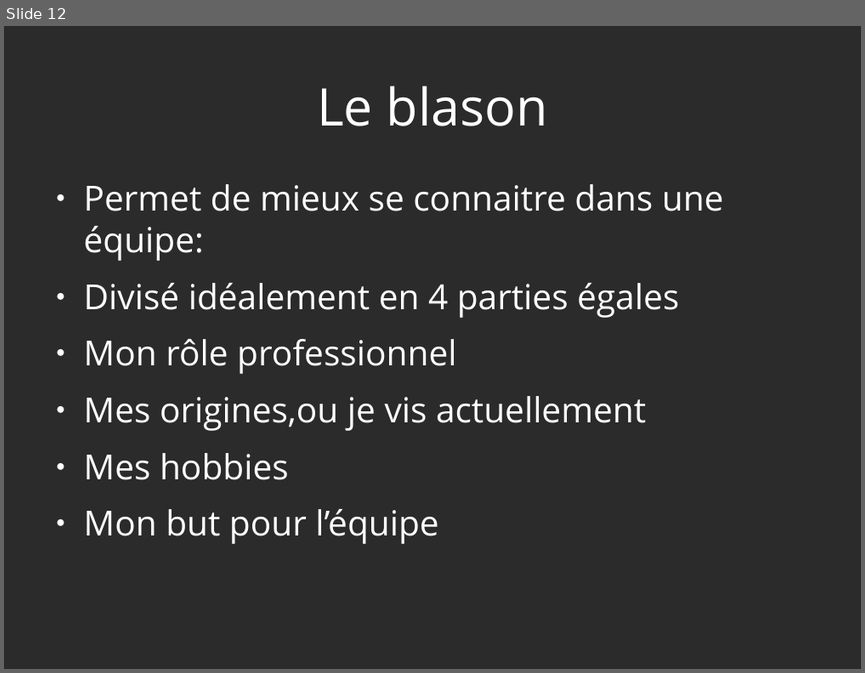
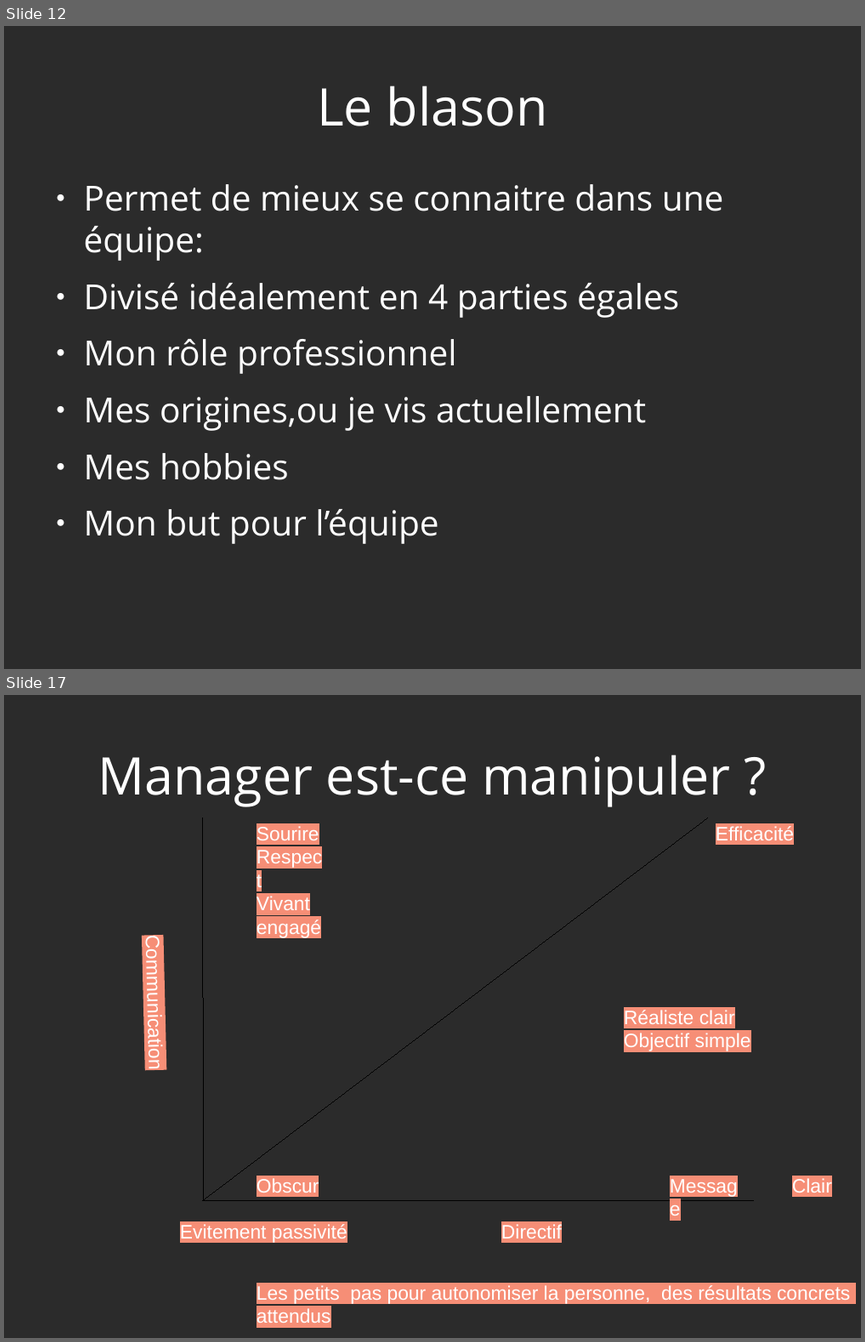
Before and after one commit to heylve/current, a slide deck: admin_perso/germe_formation.odp. Shown one above the other, each under a label of ours: slide 12 before the commit, slides 12 and 17 after it; the slides between them are not shown. The pictures are 865x673 and 865x1342 pixels, drawn with LibreOffice and Linux fonts; fonts in the diff are those of the drawing; background and template pictures are left out; a plain dark background stands for a picture behind light text. Boxes give left, top, right and bottom in pixels: in the first picture for what was removed or moved away, otherwise in the second. Text is boxed around its words. In the diff, an @@ line names an element or a change of style, - is before the commit and + after.

```diff
--- a/admin_perso/germe_formation.odp
+++ b/admin_perso/germe_formation.odp
@@ slide 17 added at [4, 695, 861, 1338], background picture (left out) @@
@@ title added at [98, 755, 730, 807], 48 pt, text #FFFFFF @@
+Manager est-ce manipuler ?
@@ line added from (203, 817) to (203, 1201), #000000 0 pt @@
@@ line added from (203, 1201) to (709, 817), #000000 0 pt @@
@@ text added at [256, 826, 321, 938], 18 pt, text #FFFFFF @@
+Sourire
+Respect
+Vivant
+engagé
@@ text added at [715, 826, 794, 845], 18 pt, text #FFFFFF @@
+Efficacité
@@ text added at [142, 947, 166, 1066], 18 pt, text #FFFFFF @@
+Communication
@@ text added at [624, 1009, 751, 1051], 18 pt, text #FFFFFF @@
+Réaliste clair
+Objectif simple
@@ text added at [256, 1177, 319, 1197], 18 pt, text #FFFFFF @@
+Obscur
@@ text added at [662, 1169, 756, 1203], 18 pt, text #FFFFFF @@
+Message
@@ text added at [792, 1178, 832, 1197], 18 pt, text #FFFFFF @@
+Clair
@@ line added from (203, 1201) to (755, 1201), #000000 0 pt @@
@@ text added at [180, 1224, 347, 1243], 18 pt, text #FFFFFF @@
+Evitement passivité
@@ text added at [501, 1224, 562, 1243], 18 pt, text #FFFFFF @@
+Directif
@@ text added at [256, 1285, 850, 1322], 18 pt, text #FFFFFF @@
+Les petits pas pour autonomiser la personne, des résultats concrets
+attendus
```
Also in this commit, not shown: 1 slide changed, 4 other slides added, 1 slide removed.
